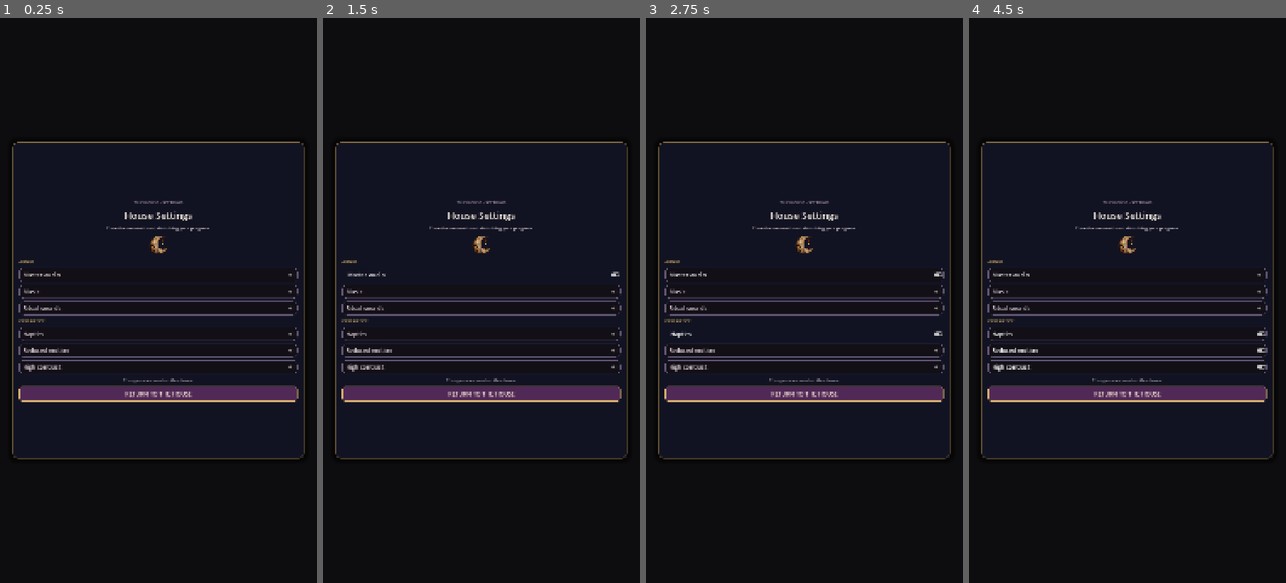
Above: before the commit, frames 1-4 (left to right).
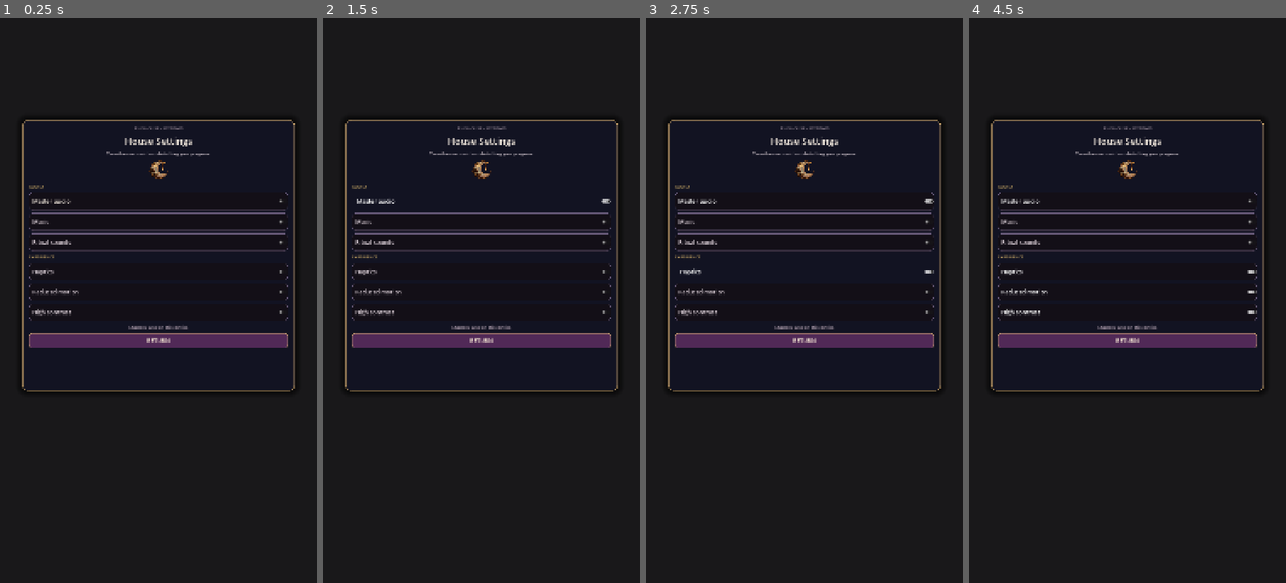
Above: after the commit, the same moments.

Repository: Jay-prodesign/akilta-match3
Game: Godot game, scene res://src/ui/settings/settings_panel.tscn
Same seed, same stepped clock (60 frames per second), same inputs: the game is played once before the commit and once after it. This scene is started directly instead of the project's main scene.
Inputs:
- Up to frame 1 (0.25 s): no input
- Up to frame 2 (1.5 s): click "RETURN TO THE HOUSE" (after the commit: "RETURN") at 0.5 s; click "Master audio" at 1.25 s
- Up to frame 3 (2.75 s): click "Haptics" at 2 s
- Up to frame 4 (4.5 s): click "Reduced motion" at 2.75 s; click "High contrast" at 3.5 s; click "Master audio" at 4.25 s

The runs differ from the first frame. In frame 1, 12% of the frame differs, in the area x 3-97%, y 18-79%; in frame 2, 11%; in frame 3, 12%; in frame 4, 12%.

Commit message:
Tighten and clarify the Settings modal contract

Diff:
--- a/src/ui/settings/settings_panel.tscn
+++ b/src/ui/settings/settings_panel.tscn
@@ -55,23 +55,23 @@
 anchor_bottom = 1.0
 grow_horizontal = 2
 grow_vertical = 2
-color = Color(0.02, 0.015, 0.025, 0.88)
+color = Color(0.02, 0.015, 0.025, 0.72)
 
 [node name="Card" type="PanelContainer" parent="."]
 layout_mode = 1
 anchors_preset = 15
-anchor_left = 0.04
-anchor_top = 0.22
-anchor_right = 0.96
-anchor_bottom = 0.78
+anchor_left = 0.07
+anchor_top = 0.18
+anchor_right = 0.93
+anchor_bottom = 0.66
 grow_horizontal = 2
 grow_vertical = 2
 theme_override_styles/panel = SubResource("Card")
 
 [node name="Content" type="VBoxContainer" parent="Card"]
 layout_mode = 2
-theme_override_constants/separation = 10
-alignment = 1
+theme_override_constants/separation = 9
+alignment = 0
 
 [node name="Eyebrow" type="Label" parent="Card/Content"]
 layout_mode = 2
@@ -102,7 +102,7 @@
 text = "AUDIO"
 
 [node name="Master" type="CheckButton" parent="Card/Content"]
-custom_minimum_size = Vector2(0, 48)
+custom_minimum_size = Vector2(0, 62)
 layout_mode = 2
 theme_override_colors/font_color = Color(0.945, 0.91, 0.866, 1)
 theme_override_font_sizes/font_size = 20
@@ -112,7 +112,7 @@
 text = "  Master audio"
 
 [node name="Music" type="CheckButton" parent="Card/Content"]
-custom_minimum_size = Vector2(0, 46)
+custom_minimum_size = Vector2(0, 60)
 layout_mode = 2
 theme_override_colors/font_color = Color(0.851, 0.804, 0.835, 1)
 theme_override_font_sizes/font_size = 20
@@ -122,7 +122,7 @@
 text = "  Music"
 
 [node name="SFX" type="CheckButton" parent="Card/Content"]
-custom_minimum_size = Vector2(0, 46)
+custom_minimum_size = Vector2(0, 60)
 layout_mode = 2
 theme_override_colors/font_color = Color(0.851, 0.804, 0.835, 1)
 theme_override_font_sizes/font_size = 20
@@ -138,7 +138,7 @@
 text = "EXPERIENCE"
 
 [node name="Haptics" type="CheckButton" parent="Card/Content"]
-custom_minimum_size = Vector2(0, 46)
+custom_minimum_size = Vector2(0, 60)
 layout_mode = 2
 theme_override_colors/font_color = Color(0.851, 0.804, 0.835, 1)
 theme_override_font_sizes/font_size = 20
@@ -148,7 +148,7 @@
 text = "  Haptics"
 
 [node name="Reduced" type="CheckButton" parent="Card/Content"]
-custom_minimum_size = Vector2(0, 46)
+custom_minimum_size = Vector2(0, 60)
 layout_mode = 2
 theme_override_colors/font_color = Color(0.851, 0.804, 0.835, 1)
 theme_override_font_sizes/font_size = 20
@@ -158,7 +158,7 @@
 text = "  Reduced motion"
 
 [node name="Contrast" type="CheckButton" parent="Card/Content"]
-custom_minimum_size = Vector2(0, 46)
+custom_minimum_size = Vector2(0, 60)
 layout_mode = 2
 theme_override_colors/font_color = Color(0.851, 0.804, 0.835, 1)
 theme_override_font_sizes/font_size = 20
@@ -171,7 +171,7 @@
 layout_mode = 2
 theme_override_colors/font_color = Color(0.663, 0.6, 0.659, 1)
 theme_override_font_sizes/font_size = 15
-text = "Changes are saved on this device."
+text = "Changes save on this device."
 horizontal_alignment = 1
 
 [node name="Close" type="Button" parent="Card/Content"]
@@ -182,4 +182,4 @@
 theme_override_styles/normal = SubResource("Close")
 theme_override_styles/hover = SubResource("Close")
 theme_override_styles/pressed = SubResource("Close")
-text = "RETURN TO THE HOUSE"
+text = "RETURN"
